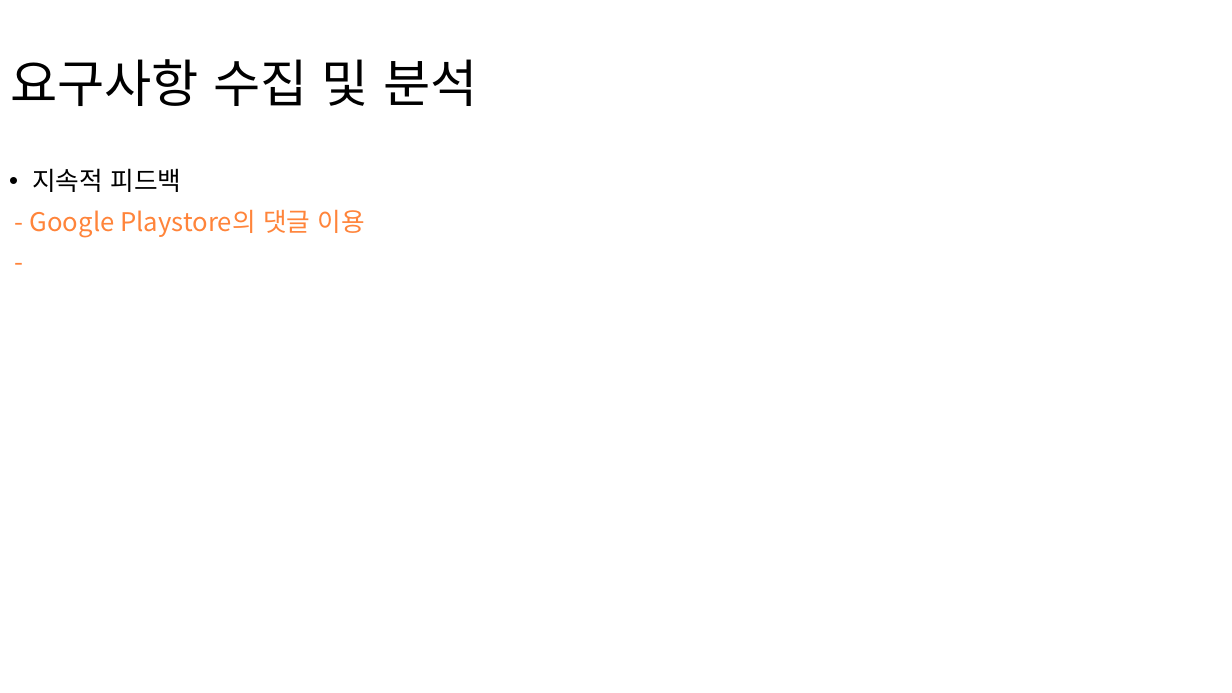
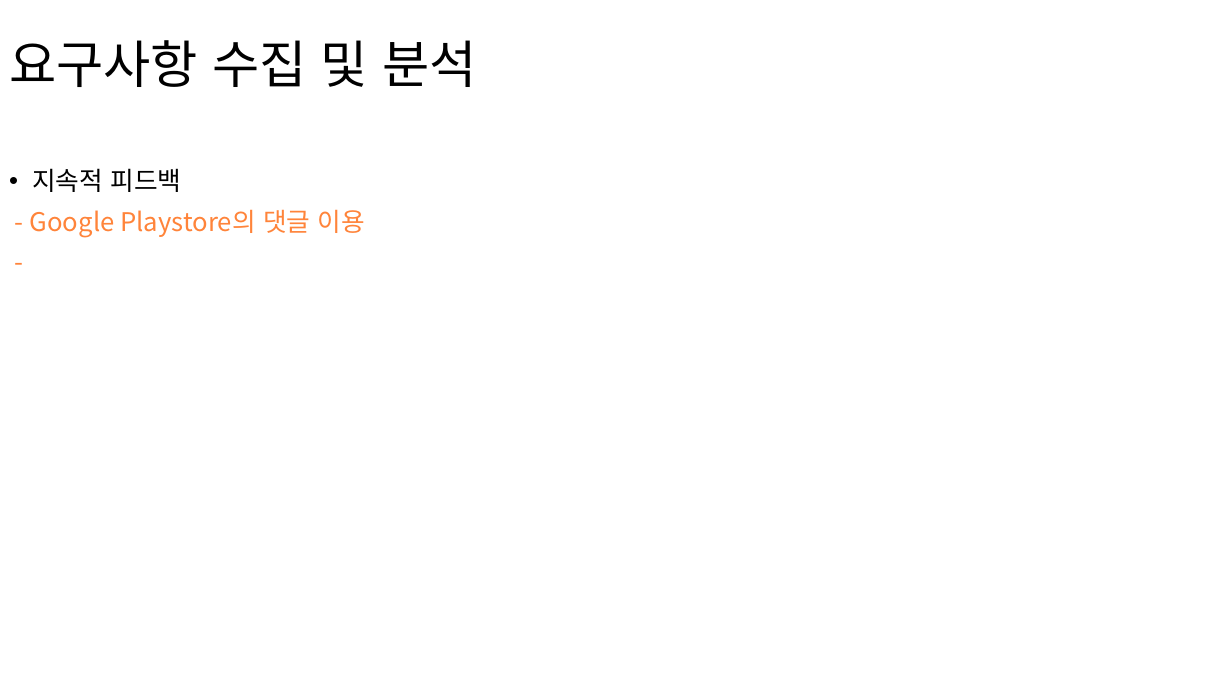
Before and after one commit to ChaeSung-Lee/DJ_InternShip, a slide deck: slide 19 of 2021_Summer/jp.hong/Project_BnC_jph.pptx (slide 16 before the commit). Drawn at 1232x693 pixels with LibreOffice and Linux fonts; fonts in the diff are those of the drawing. Boxes give left, top, right and bottom in pixels: in the first picture for what was removed or moved away, otherwise in the second. Text is boxed around its words. In the diff, an @@ line names an element or a change of style, - is before the commit and + after.

```diff
--- a/2021_Summer/jp.hong/Project_BnC_jph.pptx
+++ b/2021_Summer/jp.hong/Project_BnC_jph.pptx
@@ title "요구사항 수집 및 분석": place and size @@
-title "요구사항 수집 및 분석" at [1,18,1119,152]
+title "요구사항 수집 및 분석" at [0,0,1118,134]
```
Also in this commit, not shown: 6 other slides changed, 5 slides added, 2 slides removed.
